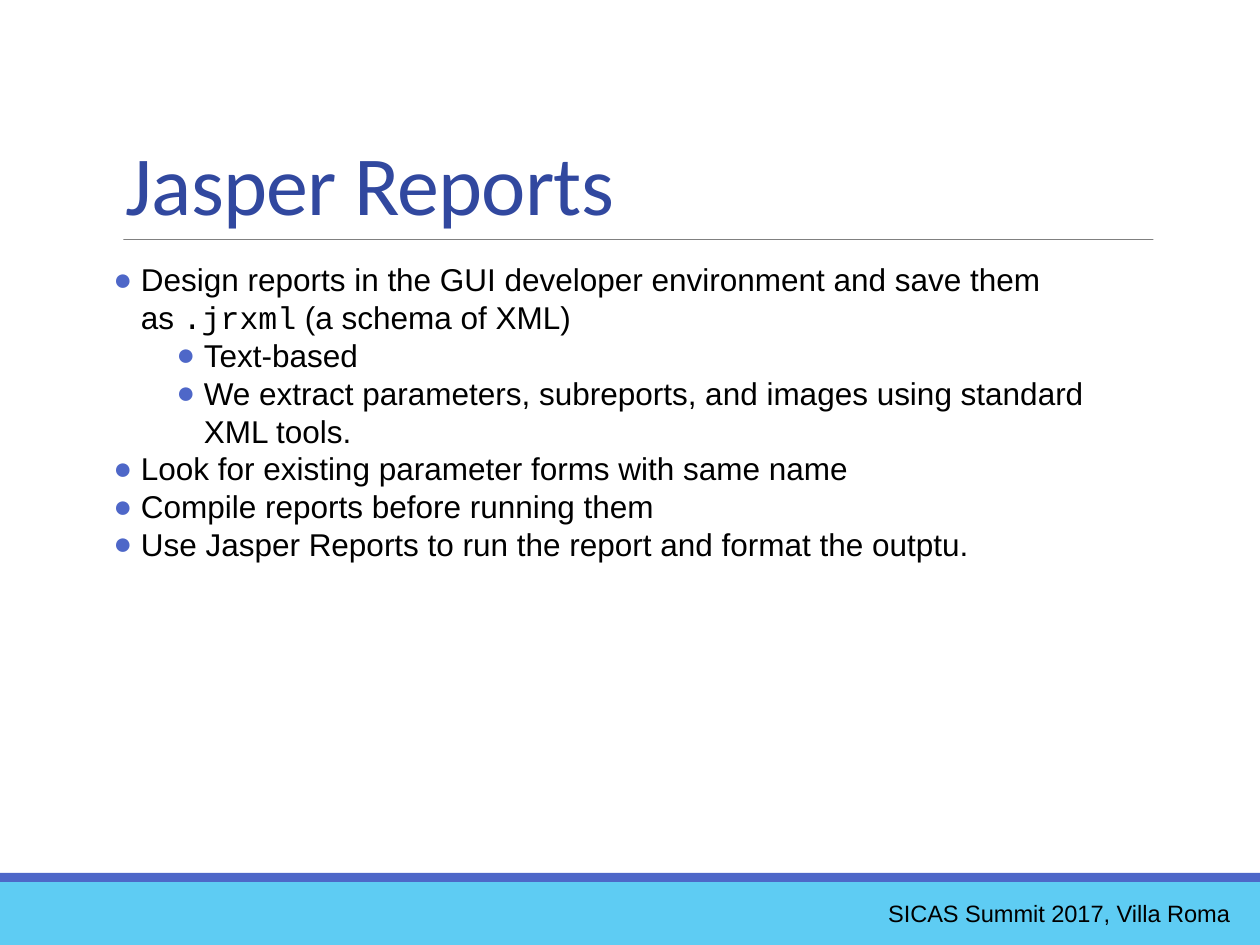
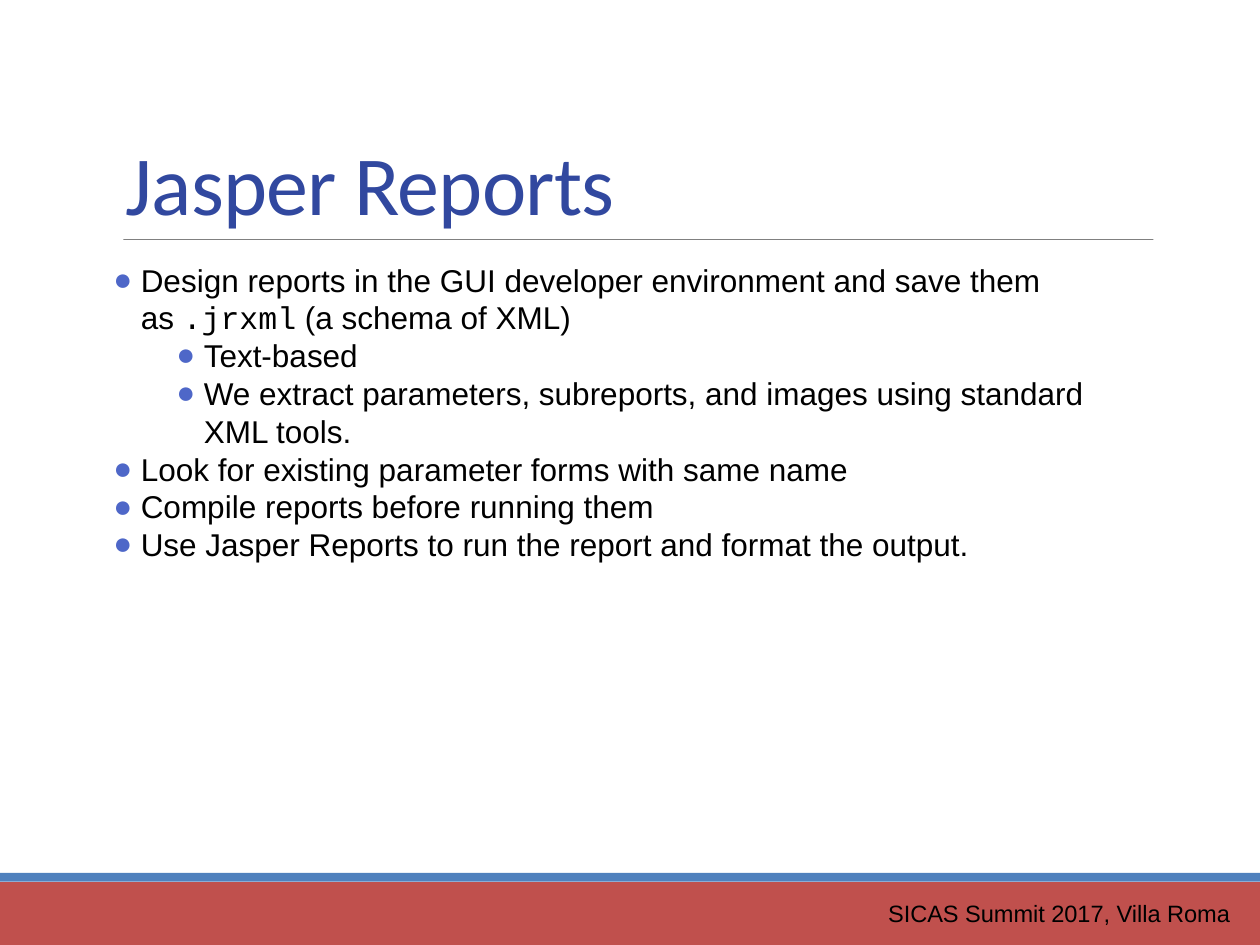
Before and after one commit to ewcole/simple_report, a slide deck: slide 32 of docs/SICAS_2017/Cole_Drop-In Reporting with Groovy.pptx. Drawn at 1260x945 pixels with LibreOffice and Linux fonts; fonts in the diff are those of the drawing. Boxes give left, top, right and bottom in pixels: in the first picture for what was removed or moved away, otherwise in the second. Text is boxed around its words. In the diff, an @@ line names an element or a change of style, - is before the commit and + after.

```diff
--- a/docs/SICAS_2017/Cole_Drop-In Reporting with Groovy.pptx
+++ b/docs/SICAS_2017/Cole_Drop-In Reporting with Groovy.pptx
@@ text at [141,533,968,562]: text changed @@
-● Use Jasper Reports to run the report and format the outptu.
+● Use Jasper Reports to run the report and format the output.
@@ rectangle at [0,882,1260,945]: fill #5ECCF3 to #C0504D @@
@@ rectangle at [0,873,1260,882]: fill #4E67C8 to #4F81BD @@
```
Also in this commit, not shown: 45 other slides changed, 1 other file.
